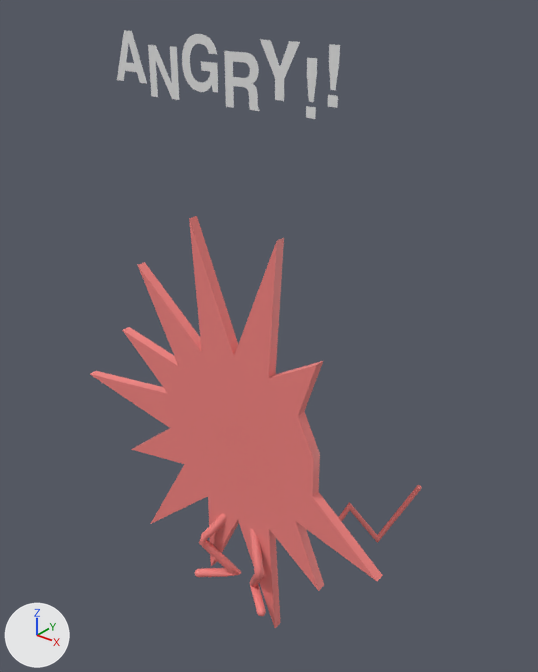
The glTF model public/models/RevisedV2/Angry.gltf: old version first, new version second.
Both versions are drawn from a camera (50 mm lens) standing at (429.0, -492.0, 489.0) and looking at (-11.0, 59.0, 148.0). The axes (+X, +Y, +Z) are drawn at lower left. The lights are the same throughout. Where no turn or scale is listed for an object, it has been applied to the vertices. Vertices at the same position are counted once.

In view in the first picture: 'Angry.ai', 'Body', 'Legs.001', 'Tail'.
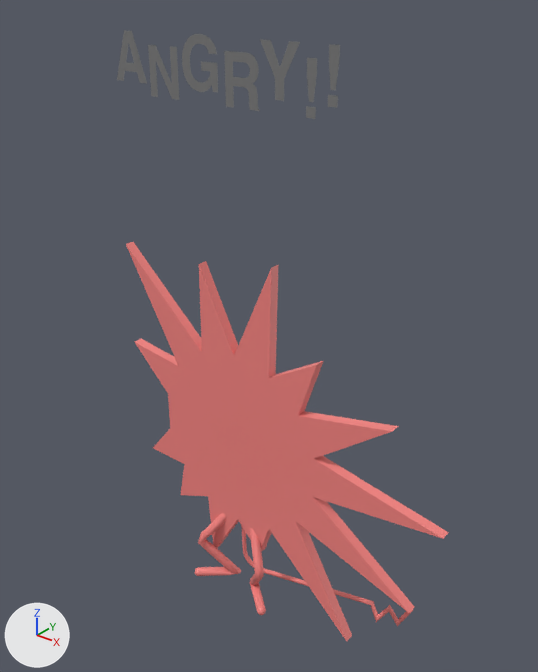
The change, as JSON lines over the scene's bpy script:
```json
{"op": "add", "block": "mat_mat_2", "code": ["mat_mat_2 = principled_material('Mat.2')", "mat_mat_2.base_color = (0.2, 0.2, 0.2)  # grey #7c7c7c"]}
{"block": "me_angry_ai", "where": "me_angry_ai.from_pydata(...)  # 307 vertices, 293 faces; spans x 123.0..379.0, y -5.0..0.0, z 344.0..400.0"}
{"op": "add", "block": "me_angry_ai", "code": "me_angry_ai.materials.append(mat_mat_2)  # grey #7c7c7c"}
{"block": "me_body", "where": "me_body.from_pydata(...)  # 56 vertices, 108 faces; spans x -234.0..175.0, y 0.0..10.0, z -228.0..228.0"}
{"block": "me_body", "where": "# used by ob_body; location = (0.0, -10.0, 56.0)"}
{"block": "me_body", "change": "me_body part 1: all 2 vertices in x -130.0, y 0.0..10.0, z 164.0 are moved by (-15.0, 0.0, 19.0)"}
{"block": "me_body", "change": "me_body part 2: all 2 vertices in x 52.0, y 0.0..10.0, z 228.0 are moved by (-6.0, 0.0, -26.0)"}
{"block": "me_body", "change": "me_body part 3: all 2 vertices in x -52.0, y 0.0..10.0, z 228.0 are moved by (10.0, 0.0, -43.0)"}
{"block": "me_body", "change": "me_body part 4: all 2 vertices in x -165.0, y 0.0..10.0, z 79.0 are moved by (19.0, 0.0, -9.0)"}
{"block": "me_body", "change": "me_body part 5: all 2 vertices in x -169.0, y 0.0..10.0, z -81.0 are moved by (39.0, 0.0, 19.0)"}
{"block": "me_body", "change": "me_body part 6: all 2 vertices in x -234.0, y 0.0..10.0, z 0.0 are moved by (137.0, 0.0, 0.0)"}
{"block": "me_body", "change": "me_body part 7: all 2 vertices in x 52.0, y 0.0..10.0, z -228.0 are moved by (-22.0, 0.0, 96.0)"}
{"block": "me_body", "change": "me_body part 8: all 2 vertices in x -44.0, y 0.0..10.0, z -193.0 are moved by (6.0, 0.0, 28.0)"}
{"block": "me_body", "change": "me_body part 9: all 2 vertices in x 175.0, y 0.0..10.0, z -84.0 are moved by (36.0, 0.0, -17.0)"}
{"block": "me_body", "change": "me_body part 10: all 2 vertices in x 109.0, y 0.0..10.0, z -137.0 are moved by (37.0, 0.0, -46.0)"}
{"block": "me_body", "change": "me_body part 11: all 2 vertices in x -146.0, y 0.0..10.0, z -183.0 are moved by (58.0, 0.0, 73.0)"}
{"block": "me_body", "change": "me_body part 12"}
{"op": "set", "path": "me_body.vertices[0].co", "old": "(98.0, 0.0, 0.0)", "new": "(234.0, 0.0, 0.0)", "note": "pixel (312, 478) -> pixel (443, 538)"}
{"op": "set", "path": "me_body.vertices[2].co", "old": "(88.0, 0.0, 42.0)", "new": "(178.0, 0.0, 86.0)", "note": "pixel (305, 437) -> pixel (392, 431)"}
{"op": "set", "path": "me_body.vertices[28].co", "old": "(98.0, 10.0, 0.0)", "new": "(234.0, 10.0, 0.0)", "note": "pixel (319, 472) -> pixel (448, 532)"}
{"op": "set", "path": "me_body.vertices[30].co", "old": "(88.0, 10.0, 42.0)", "new": "(178.0, 10.0, 86.0)", "note": "pixel (312, 432) -> pixel (398, 426)"}
{"op": "add", "block": "me_tail_1", "code": ["me_tail_1 = bpy.data.meshes.new('Tail')", "me_tail_1.from_pydata(...)  # 330 vertices, 656 faces; spans x -3.0..177.0, y -3.0..76.0, z -158.0..-15.0", "me_tail_1.materials.append(mat_mat_1)  # pink #f78582"]}
{"op": "set", "path": "ob_tail", "old": "bpy.data.objects.new('Tail', me_tail)", "new": "bpy.data.objects.new('Tail', None)"}
{"op": "add", "block": "ob_tail", "code": "ob_tail.parent = ob_angry"}
{"op": "set", "path": "ob_tail.location", "old": "(-5.803, 14.08, 28.45)", "new": "(-0.121, 10.38, 42.29)"}
{"op": "set", "path": "ob_tail.rotation_euler", "old": "(0.0, -0.0579, 0.775)", "new": "(0.0, 0.0, 0.401)", "note": "degrees (0, -3.3, 44) -> degrees (0, 0, 23)"}
{"op": "add", "block": "ob_tail_001", "code": ["ob_tail_001 = bpy.data.objects.new('Tail.001', me_tail_1)", "ob_tail_001.location = (0.0, 0.0, -3.0)"]}
```

Pixel boxes [x1, y1, x2, y2] of what changed, in the pictures (538 x 672 px; the box of a moved part takes in the faces that stretch with it):
```json
{"object": "Body", "change": "reshaped", "before": [90, 216, 383, 628], "after": [126, 242, 449, 641], "on screen": "10% wider"}
{"object": "Angry.ai", "change": "recoloured", "before": [117, 30, 340, 119], "after": [117, 30, 340, 119]}
{"object": "Tail.001", "change": "added", "after": [241, 525, 413, 626], "on screen": "pink"}
{"object": "Tail", "change": "no longer drawn", "before": [325, 485, 422, 544]}
{"part": 1, "of": "me_body", "change": "moved or reshaped", "before": [138, 262, 202, 366], "after": [126, 242, 202, 366]}
{"part": 2, "of": "me_body", "change": "moved or reshaped", "before": [234, 238, 284, 378], "after": [234, 264, 279, 378]}
{"part": 3, "of": "me_body", "change": "moved or reshaped", "before": [189, 216, 238, 356], "after": [199, 261, 238, 356]}
{"part": 4, "of": "me_body", "change": "moved or reshaped", "before": [123, 327, 179, 393], "after": [135, 339, 179, 393]}
{"part": 5, "of": "me_body", "change": "moved or reshaped", "before": [131, 428, 184, 464], "after": [153, 429, 184, 464]}
{"part": 6, "of": "me_body", "change": "moved or reshaped", "before": [90, 371, 170, 428], "on screen": "not visible afterwards"}
{"part": 7, "of": "me_body", "change": "moved or reshaped", "before": [238, 520, 281, 628], "after": [238, 520, 271, 552]}
{"part": 8, "of": "me_body", "change": "moved or reshaped", "before": [208, 497, 239, 566], "after": [208, 497, 239, 548]}
{"part": 9, "of": "me_body", "change": "moved or reshaped", "before": [296, 492, 383, 581], "after": [296, 497, 414, 613]}
{"part": 10, "of": "me_body", "change": "moved or reshaped", "before": [269, 522, 324, 591], "after": [269, 522, 352, 641]}
{"part": 11, "of": "me_body", "change": "moved or reshaped", "before": [151, 464, 208, 523], "after": [181, 464, 207, 496]}
{"part": 12, "of": "me_body", "change": "moved or reshaped", "before": [298, 411, 320, 497], "after": [298, 411, 449, 539]}
```
